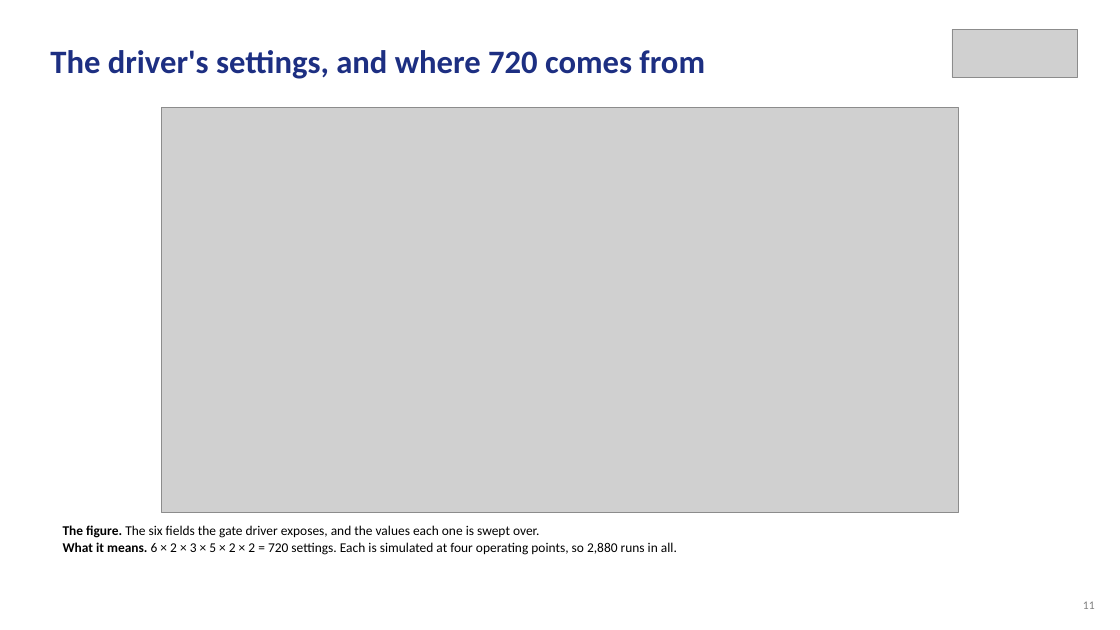
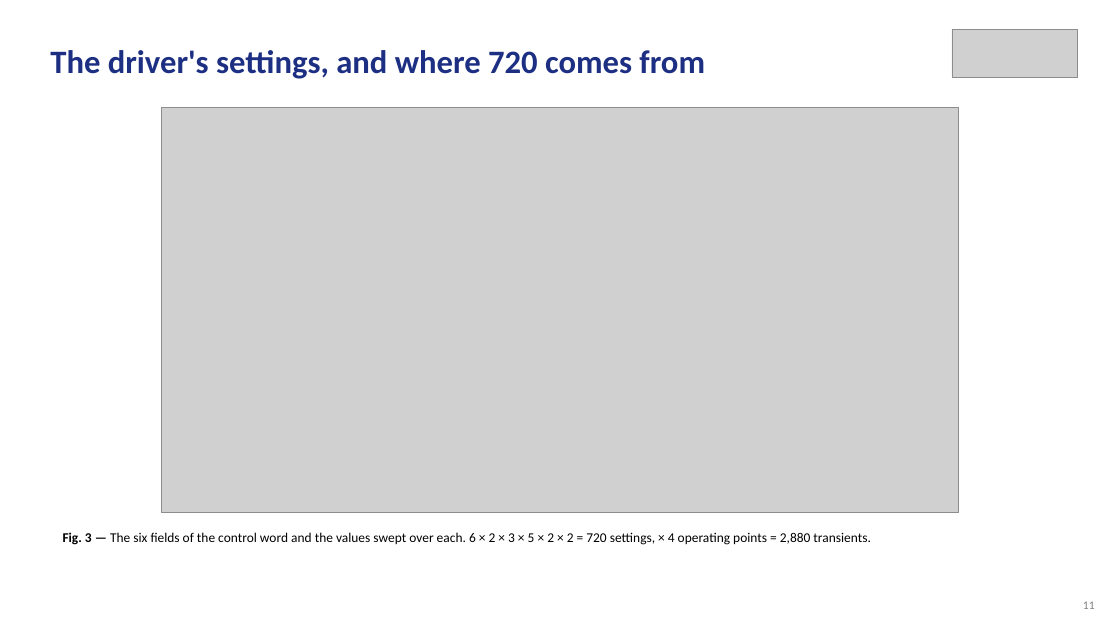
Before and after one commit to Amritha902/gan-driver, a slide deck: slide 11 of review/Review1_GaN_Segmented_Gate_Driver.pptx. Drawn at 1120x630 pixels with LibreOffice and Linux fonts; fonts in the diff are those of the drawing; grey boxes stand for pictures. Boxes give left, top, right and bottom in pixels: in the first picture for what was removed or moved away, otherwise in the second. Text is boxed around its words. In the diff, an @@ line names an element or a change of style, - is before the commit and + after.

```diff
--- a/review/Review1_GaN_Segmented_Gate_Driver.pptx
+++ b/review/Review1_GaN_Segmented_Gate_Driver.pptx
@@ text at (63, 532, 870, 545): text changed @@
-The figure. The six fields the gate driver exposes, and the values each one is swept over.
-What it means. 6 × 2 × 3 × 5 × 2 × 2 = 720 settings. Each is simulated at four operating points, so 2,880 runs in all.
+Fig. 3 — The six fields of the control word and the values swept over each. 6 × 2 × 3 × 5 × 2 × 2 = 720 settings, × 4 operating points = 2,880 transients.
```
Also in this commit, not shown: 24 other slides changed, 4 slides added, 3 slides removed, 16 other files.
